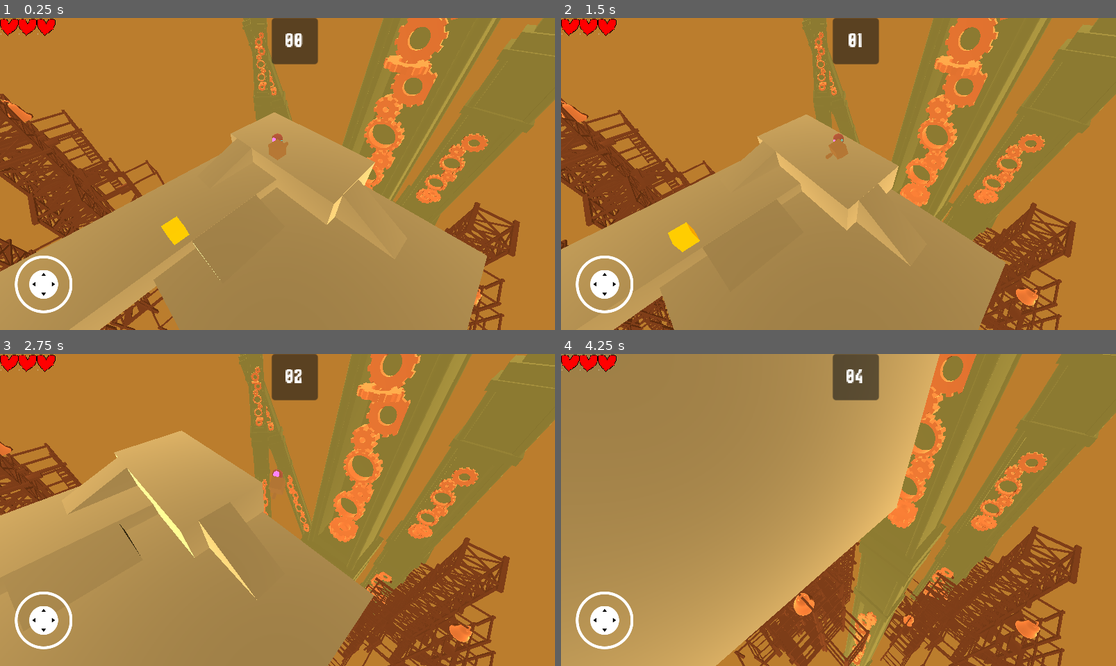
Above: before the commit, frames 1-4 (two rows, left to right).
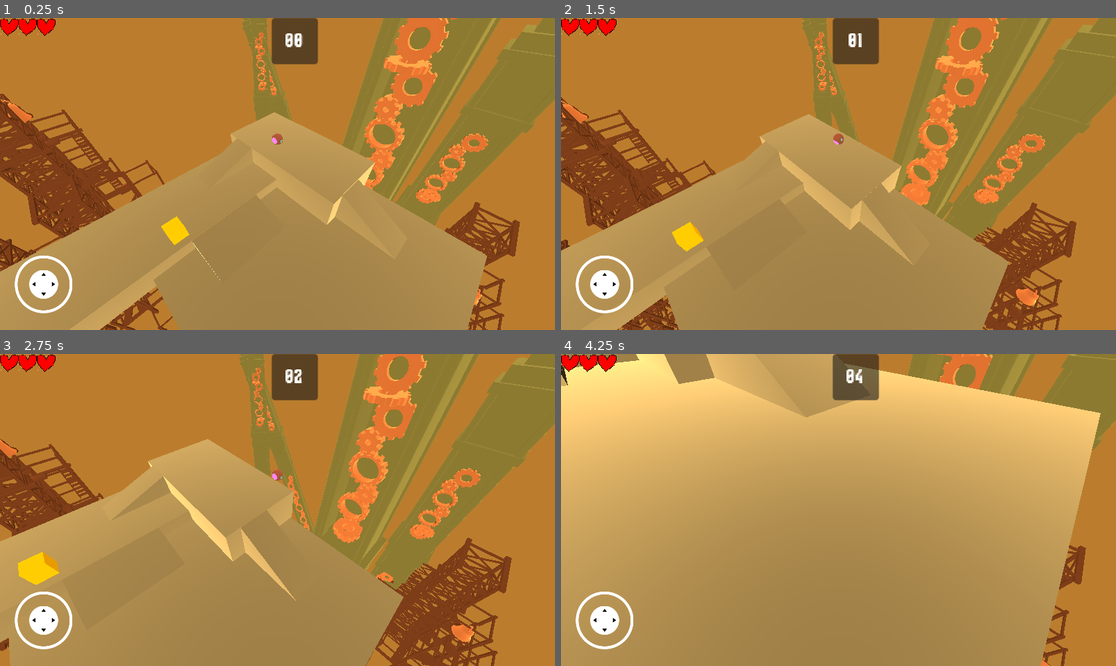
Above: after the commit, the same moments.

Repository: leon-arndt/InnoEngineJam2023
Game: Godot game, scene res://main.tscn
The game is run twice, just before and just after one commit, with the same random seed, the same clock (stepped at 60 frames per second) and the same inputs.
Inputs (mouse positions are in pixels of both pictures, inside the frame that each line leads up to):
- Up to frame 1 (0.25 s): no input
- Up to frame 2 (1.5 s): tap Enter at 0.5 s; move the mouse to (960, 158) at 0.52 s; hold Right (move_right) 0.53-1.25 s; click (960, 158) at 0.67 s; drag from (727, 189) to (810, 236) at 1.27 s
- Up to frame 3 (2.75 s): move the mouse to (333, 441) at 2.02 s; hold Right (move_right) from 2.03 s (still down)
- Up to frame 4 (4.25 s): release Right (move_right) at 2.75 s; drag from (810, 572) to (672, 463) at 2.77 s; move the mouse to (1005, 556) at 3.52 s; hold Left (move_left) from 3.53 s (still down)

The runs differ from the first frame. In frame 1, 0.2% of the frame differs, in the area x 48-52%, y 38-46%; in frame 2, 3.3%; in frame 3, 17%; in frame 4, 65%, in the area x 0-100%, y 0-100%.

Commit message:
aasd

Diff:
--- a/PlayerMovement.gd
+++ b/PlayerMovement.gd
@@ -16,7 +16,10 @@
 	var right = Input.get_action_strength("move_right")
 	var direction = Vector3(left-right, 0, forward-backward)
 	direction = Quaternion.from_euler(Vector3(0,180,0)) * direction
-	apply_central_force(direction * 800 * delta)
+	var control = 0.1
+	if get_contact_count() > 0:
+		control = 1.0
+	apply_central_force(direction * 800 * control * delta)
 
 	if position.y < death_zone_y:
 		emit_signal("health_depleted")
--- a/main.tscn
+++ b/main.tscn
@@ -1,13 +1,16 @@
-[gd_scene load_steps=9 format=3 uid="uid://c33bvptmj66cj"]
+[gd_scene load_steps=12 format=3 uid="uid://c33bvptmj66cj"]
 
 [ext_resource type="Script" path="res://scripts/enemy_movement.gd" id="1_blfbj"]
-[ext_resource type="PackedScene" path="res://scenes/ui.tscn" id="1_en1kt"]
+[ext_resource type="PackedScene" uid="uid://bfc33xx60m37f" path="res://scenes/ui.tscn" id="1_en1kt"]
 [ext_resource type="PackedScene" uid="uid://bf3ycxp5q04g" path="res://scenes/player_and_camera.tscn" id="2_ye1pi"]
 [ext_resource type="PackedScene" uid="uid://c1cca74de7033" path="res://PrototypeLevelScene/PrototypeLevel.tscn" id="3_as83t"]
-[ext_resource type="PackedScene" uid="uid://ctrk6faotktvh" path="res://scenes/enemy.tscn" id="4_mh3x5"]
-[ext_resource type="PackedScene" uid="uid://77eo2kam6cw4" path="res://scenes/audio.tscn" id="6_hkl6x"]
+[ext_resource type="PackedScene" uid="uid://cejuo8cqs7pdj" path="res://scenes/enemy.tscn" id="4_mh3x5"]
+[ext_resource type="PackedScene" path="res://scenes/audio.tscn" id="6_hkl6x"]
 [ext_resource type="PackedScene" uid="uid://dmr0fcamx7t56" path="res://joystick/virtual_joystick.tscn" id="7_q6uog"]
-[ext_resource type="PackedScene" uid="uid://k23r5wfgpdxb" path="res://scenes/world_environment.tscn" id="7_qtohe"]
+[ext_resource type="PackedScene" path="res://scenes/world_environment.tscn" id="7_qtohe"]
+[ext_resource type="ArrayMesh" uid="uid://bty4osmhn1m5q" path="res://Asset/Environment/Gear-01.obj" id="9_6d6ta"]
+[ext_resource type="Material" path="res://Asset/Material/Gears.tres" id="10_k3eqc"]
+[ext_resource type="Script" path="res://rotateMe.gd" id="11_qtgxd"]
 
 [node name="Node" type="Node"]
 script = ExtResource("1_blfbj")
@@ -20,8 +23,10 @@
 [node name="PlayerAndCamera" parent="." instance=ExtResource("2_ye1pi")]
 transform = Transform3D(1, 0, 0, 0, 1, 0, 0, 0, 1, -4.0509, 2.68835, -9.58199)
 
-[node name="MainCharacter__Gear" parent="PlayerAndCamera/Player/MainCharacter" index="2"]
-transform = Transform3D(0.999998, 0.00170843, -0.00100533, -0.0017066, 0.999997, 0.00181586, 0.00100843, -0.00181414, 0.999998, 1.24113, 0.00396562, -0.0026294)
+[node name="Player" parent="PlayerAndCamera" index="0"]
+can_sleep = false
+max_contacts_reported = 1
+contact_monitor = true
 
 [node name="MainCharacter__Gear2" parent="PlayerAndCamera/Player/MainCharacter" index="3"]
 transform = Transform3D(-1.5232, -4.03647e-07, -3.84045e-06, 0, 1.51486, -0.159218, 3.86159e-06, -0.159218, -1.51486, -1.26414, 0.00396562, -0.0026294)
@@ -56,5 +61,23 @@
 
 [node name="WorldEnvironment" parent="." instance=ExtResource("7_qtohe")]
 
+[node name="CSGMesh3D" type="CSGMesh3D" parent="."]
+transform = Transform3D(2.7896e-15, -2.39801e-07, -1.46, -1.46, -2.39801e-07, 0, -6.38186e-08, 5.486, -6.38186e-08, 15.002, -0.573892, -6.34521)
+use_collision = true
+mesh = ExtResource("9_6d6ta")
+material = ExtResource("10_k3eqc")
+script = ExtResource("11_qtgxd")
+axis = Vector3(0, 0, 1)
+speed = -1.0
+
+[node name="CSGMesh3D2" type="CSGMesh3D" parent="."]
+transform = Transform3D(-4.37114e-08, 3.758, 0, -1, -1.64267e-07, 0, 0, 0, 1, 43.2372, -1.34079, -8.22408)
+use_collision = true
+mesh = ExtResource("9_6d6ta")
+material = ExtResource("10_k3eqc")
+script = ExtResource("11_qtgxd")
+axis = Vector3(1, 0, 0)
+speed = -0.5
+
 [editable path="UI"]
 [editable path="PlayerAndCamera"]
--- /dev/null
+++ b/rotateMe.gd
@@ -0,0 +1,14 @@
+extends CSGMesh3D
+
+@export var axis : Vector3
+@export var speed = 1.0
+
+var roationDeg = 0.0
+# Called when the node enters the scene tree for the first time.
+func _ready():
+	pass # Replace with function body.
+
+
+# Called every frame. 'delta' is the elapsed time since the previous frame.
+func _process(delta):
+	rotate(axis, delta * speed)
--- a/scenes/player_and_camera.tscn
+++ b/scenes/player_and_camera.tscn
@@ -1,8 +1,7 @@
-[gd_scene load_steps=18 format=3 uid="uid://bf3ycxp5q04g"]
+[gd_scene load_steps=17 format=3 uid="uid://bf3ycxp5q04g"]
 
 [ext_resource type="Script" path="res://PlayerMovement.gd" id="1_ns86o"]
 [ext_resource type="ArrayMesh" uid="uid://ddb2hhegmyp2t" path="res://Asset/MainCharacter.obj" id="2_0dgy7"]
-[ext_resource type="PackedScene" uid="uid://chnx54mms6hub" path="res://scenes/weapon.tscn" id="2_bwdpm"]
 [ext_resource type="Script" path="res://FollowCamera.gd" id="2_vx0lq"]
 [ext_resource type="ArrayMesh" uid="uid://lrfr356geawg" path="res://Asset/MainCharacter__Eye.obj" id="3_4oa4s"]
 [ext_resource type="ArrayMesh" uid="uid://bigwbii4u514p" path="res://Asset/MainCharacter__Gear.obj" id="4_820cu"]
@@ -118,12 +117,6 @@
 
 [node name="Camera3D" type="Camera3D" parent="." node_paths=PackedStringArray("camera_target")]
 transform = Transform3D(0.707107, -0.5, 0.5, 0, 0.707107, 0.707107, -0.707107, -0.5, 0.5, 10, 10, 10)
-current = true
 script = ExtResource("2_vx0lq")
 camera_target = NodePath("../Player")
 camera_offset = Vector3(10, 10, 10)
-
-[node name="Weapon" parent="." node_paths=PackedStringArray("player", "camera") instance=ExtResource("2_bwdpm")]
-transform = Transform3D(1, 0, 0, 0, 1, 0, 0, 0, 1, 0, 0.474264, 0.972998)
-player = NodePath("../Player")
-camera = NodePath("../Camera3D")
